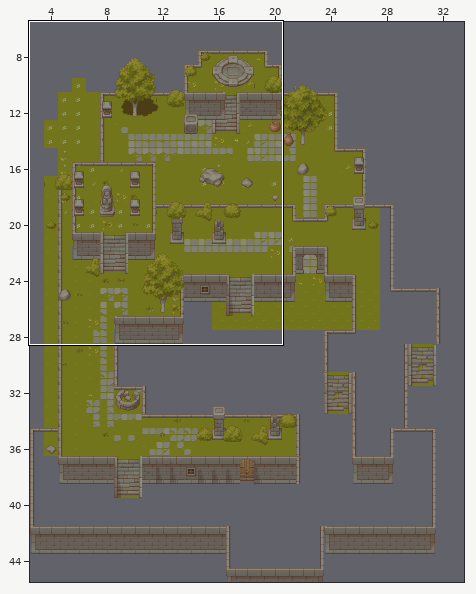
A Tiled map gets an edit: public/assets/tilemaps/tx/level1.tmx. The picture above shows the old version from afar; the outline marks the close-up.
Close-up. As it was:
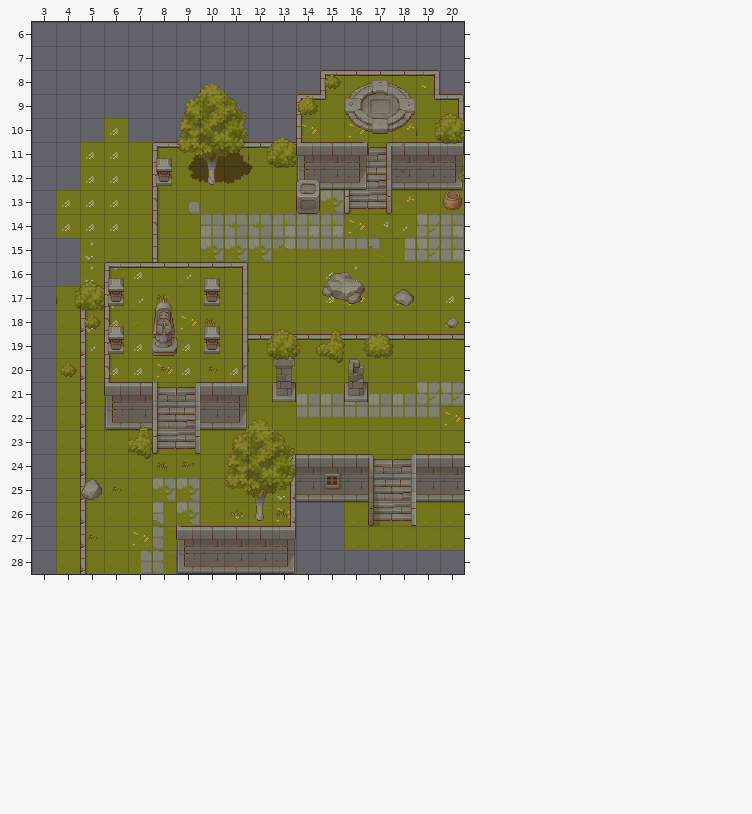
Cells are 32x32 px. Shown: x 3..20, y 6..28. The commit also changed other parts of the map, which this record leaves out.
New version:
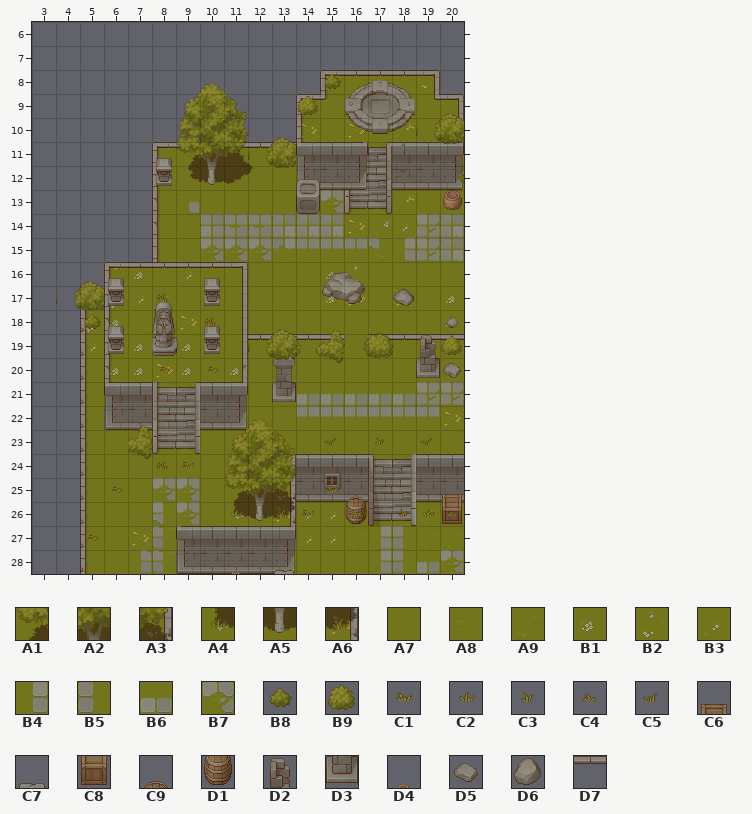
Key: from "Shadow_plants": A1 53, A2 54, A3 55, A4 69, A5 70, A6 71; from "tx_grass": A7 0, A8 8, A9 9, B1 12, B2 21, B3 22, B4 34, B5 35, B6 36, B7 57; from "tx_plant": B8 97, B9 99, C1 192, C2 193, C3 208, C4 211, C5 226; from "tx_props": C6 37, C7 39, C8 53, C9 69, D1 85, D2 109, D3 125, D4 165, D5 242, D6 245; from "tx_wall": D7 18.
__ is an empty cell.
See-through tiles are keyed as they look on the map.
Diff:
layer "Trees" opacity 100% -> 97%
Layer "Platforms":
The edit adds tile A7 in row 28 at x 13 to 16.
The edit adds tile B3 in rows 26 to 27 at x 14 to 15.
Tile A9 gives way to tile B4 in row 27 at x 17.
The edit adds tile B4 in row 28 at x 17.
Tile A9 gives way to tile B5 in row 27 at x 18.
The edit adds tile B5 in row 28 at x 18.
The edit adds tile B6 in row 28 at x 19.
The edit adds tile B7 in row 28 at x 20.
The author cleared tile A7 in rows 11 to 14 at x 7; in row 15 at x 6 to 7.
The author cleared tile A8 in rows 17 to 28 at x 4.
The author cleared tile B1 in row 10 at x 6; in rows 11 to 12 at x 5 to 6; in rows 13 to 14 at x 4 to 6.
The author cleared tile B2 in rows 15 to 17 at x 5.
Layer "Walls":
The author cleared tile D7 in row 19 at x 16.
Layer "Props":
The edit adds tile C6 in row 25 at x 20.
The edit adds tile C7 in row 28 at x 13.
The edit adds tile C8 in row 26 at x 20.
The edit adds tile C9 in row 25 at x 16.
The edit adds tile D1 in row 26 at x 16.
The edit adds tile D2 in row 19 at x 19.
The edit adds tile D3 in row 20 at x 19.
The edit adds tile D4 in row 28 at x 11.
The edit adds tile D5 in row 20 at x 20.
The author cleared tile D2 in row 20 at x 16.
The author cleared tile D3 in row 21 at x 16.
The author cleared tile D6 in row 25 at x 5.
Layer "Shadows":
The edit adds tile A1 in row 25 at x 11.
The edit adds tile A2 in row 25 at x 12.
The edit adds tile A3 in row 25 at x 13.
The edit adds tile A4 in row 26 at x 11.
The edit adds tile A5 in row 26 at x 12.
The edit adds tile A6 in row 26 at x 13.
Layer "Trees":
The edit adds tile B9 in row 19 at x 20.
The edit adds tile C1 in row 25 at x 15; in row 26 at x 14 and 16.
The edit adds tile C2 in row 26 at x 19.
The edit adds tile C3 in row 23 at x 17; in row 26 at x 18.
The edit adds tile C4 in row 26 at x 20.
The edit adds tile C5 in row 23 at x 15 and 19.
The author cleared tile B8 in row 20 at x 4.
